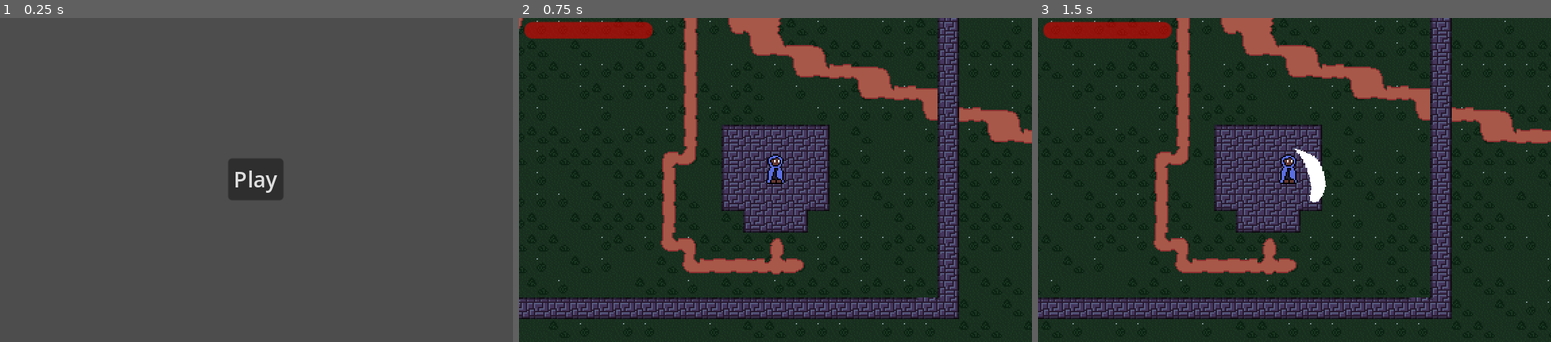
Above: before the commit, frames 1-3 (left to right).
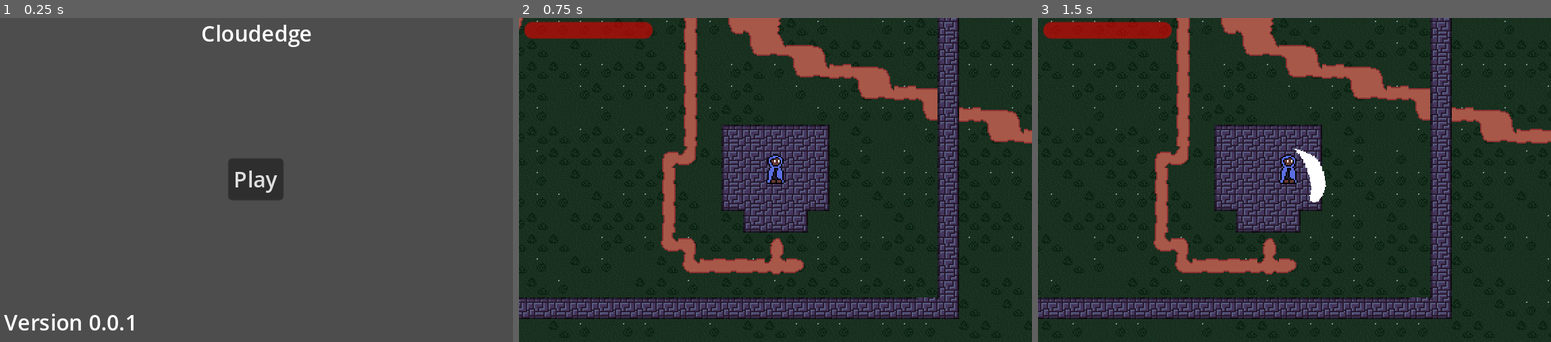
Above: after the commit, the same moments.

Repository: quellus/Mycoflora
Game: Godot game, scene res://scenes/main_menu.tscn
Two runs of this game, one before a commit and one after it. Both use one fixed random seed, a clock stepped at 60 frames per second and the inputs below. The engine's default icon, where the game draws it, is replaced by a stand-in: a white triangle on a blue panel in a dark square.
Inputs (mouse positions are in pixels of both pictures, inside the frame that each line leads up to):
- Up to frame 1 (0.25 s): no input
- Up to frame 2 (0.75 s): click "Play" at 0.5 s
- Up to frame 3 (1.5 s): tap Enter at 1.25 s; move the mouse to (1407, 163) at 1.27 s; press the mouse at (1407, 163) at 1.28 s; hold D (right) from 1.28 s (still down)

The runs differ from the first frame. In frame 1, 0.9% of the frame differs, in the area x 0-61%, y 2-97%; in frame 2, nothing differs; in frame 3, nothing differs.

Commit message:
Add version number and title to main menu

Diff:
--- a/scenes/main_menu.tscn
+++ b/scenes/main_menu.tscn
@@ -10,6 +10,17 @@
 grow_horizontal = 2
 grow_vertical = 2
 script = ExtResource("1_kmllh")
+
+[node name="CenterContainer2" type="CenterContainer" parent="."]
+layout_mode = 1
+anchors_preset = 10
+anchor_right = 1.0
+offset_bottom = 23.0
+grow_horizontal = 2
+
+[node name="Label2" type="Label" parent="CenterContainer2"]
+layout_mode = 2
+text = "Cloudedge"
 
 [node name="CenterContainer" type="CenterContainer" parent="."]
 layout_mode = 1
@@ -26,4 +37,12 @@
 layout_mode = 2
 text = "Play"
 
+[node name="Label" type="Label" parent="."]
+layout_mode = 0
+offset_left = 3.0
+offset_top = 214.0
+offset_right = 43.0
+offset_bottom = 237.0
+text = "0.0.1"
+
 [connection signal="pressed" from="CenterContainer/VBoxContainer/Button" to="." method="_on_play_button_pressed"]
--- a/scripts/main_menu.gd
+++ b/scripts/main_menu.gd
@@ -1,4 +1,8 @@
 extends Control
+
+func _ready() -> void:
+	$Label.text = "Version " + ProjectSettings.get_setting("application/config/version")
+
 
 func _on_play_button_pressed():
 	get_tree().change_scene_to_file("res://scenes/game.tscn")
Not shown, removed: scenes/dia3C85.tmp
Not shown, removed: scenes/ene6D63.tmp
Not shown, removed: scenes/eneE7E9.tmp
